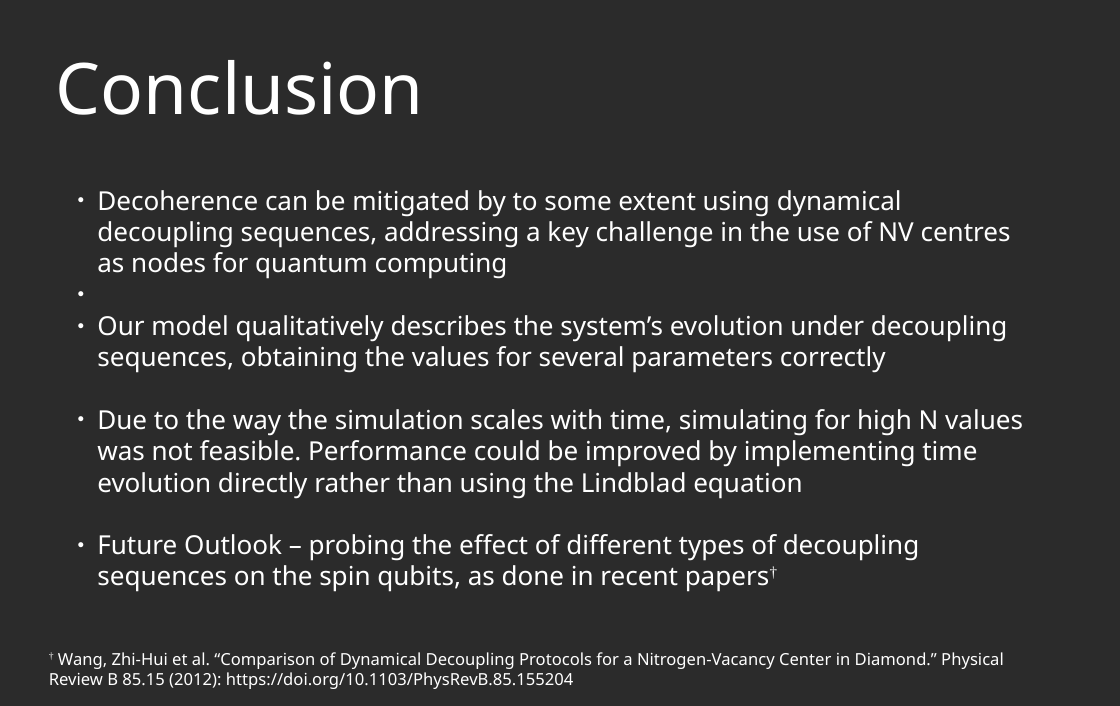
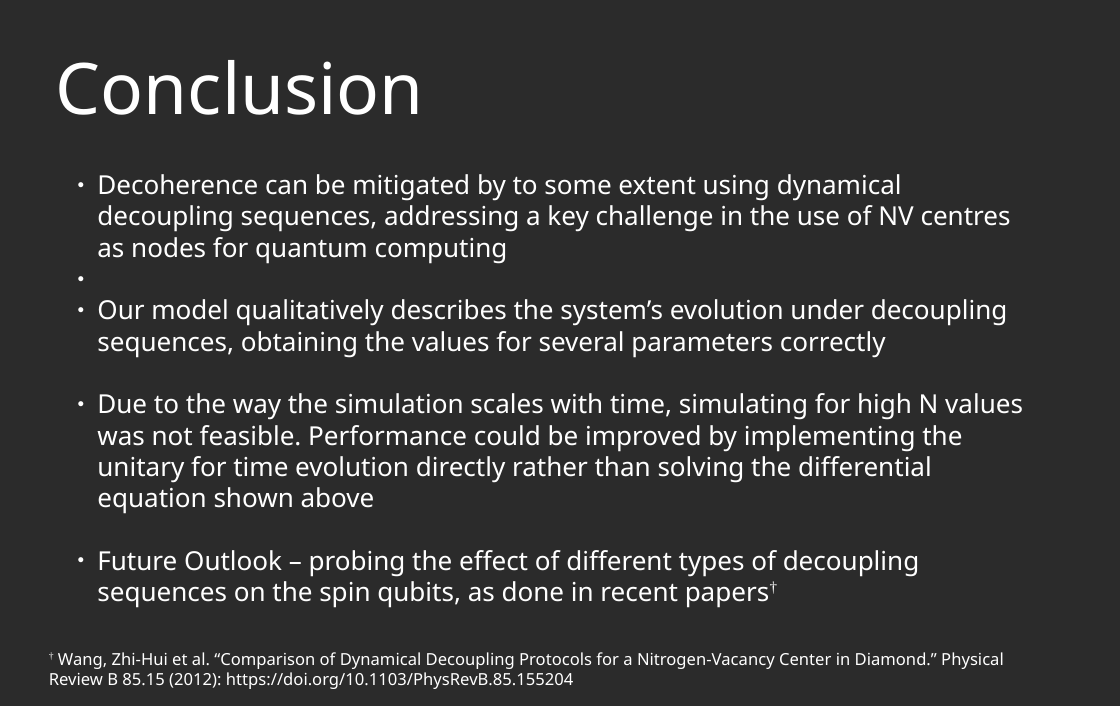
Before and after one commit to AGaliciaMartinez/Final-Project-Computational-Physics, a slide deck: slide 13 of presentation/NV_Carbons_presentation.odp. Drawn at 1120x706 pixels with LibreOffice and Linux fonts; fonts in the diff are those of the drawing; background and template pictures are left out; a plain dark background stands for a picture behind light text. Boxes give left, top, right and bottom in pixels: in the first picture for what was removed or moved away, otherwise in the second. Text is boxed around its words. In the diff, an @@ line names an element or a change of style, - is before the commit and + after.

```diff
--- a/presentation/NV_Carbons_presentation.odp
+++ b/presentation/NV_Carbons_presentation.odp
@@ text "Decoherence can be mitigated by ...": place and size @@
-text "Decoherence can be mitigated by ..." at [97, 190, 1023, 592]
+text "Decoherence can be mitigated by ..." at [97, 174, 1023, 608]
@@ text at [97, 393, 1023, 514]: text changed @@
-● Due to the way the simulation scales with time, simulating for high N values was not feasible. Performance could be improved by implementing time evolution directly rather than using the Lindblad equation
+● Due to the way the simulation scales with time, simulating for high N values was not feasible. Performance could be improved by implementing the unitary for time evolution directly rather than solving the differential equation shown above
```
Also in this commit, not shown: 1 other slide changed, 1 other file.
